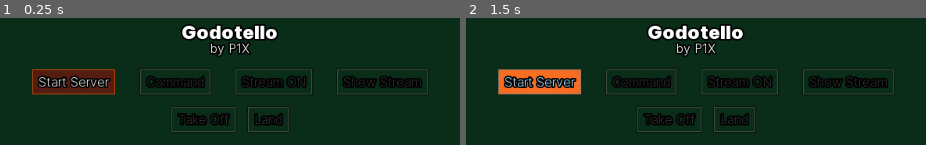
Above: before the commit, frames 1-2 (left to right).
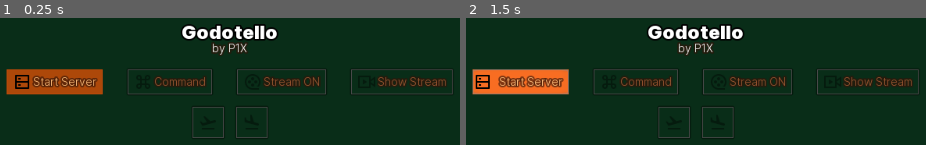
Above: after the commit, the same moments.

Repository: w84death/godotello
Game: Godot game, scene res://main.tscn
The game is run twice, just before and just after one commit, with the same random seed, the same clock (stepped at 60 frames per second) and the same inputs.
Inputs:
- Up to frame 1 (0.25 s): no input
- Up to frame 2 (1.5 s): tap Enter at 0.5 s; click "Start Server" at 1.25 s

The runs differ from the first frame. In frame 1, 11% of the frame differs, in the area x 1-99%, y 18-95%; in frame 2, 9.3%.

Commit message:
icons, better color palette

Diff:
--- a/gui/theme.tres
+++ b/gui/theme.tres
@@ -26,7 +26,7 @@
 [sub_resource type="StyleBoxFlat" id=3]
 content_margin_left = 8.0
 content_margin_right = 8.0
-bg_color = Color( 0.333333, 0.109804, 0.0627451, 1 )
+bg_color = Color( 0.678431, 0.282353, 0.0352941, 1 )
 border_width_left = 1
 border_width_top = 1
 border_width_right = 1
@@ -60,16 +60,19 @@
 anti_aliasing = false
 
 [sub_resource type="DynamicFont" id=6]
+size = 14
 outline_size = 2
-outline_color = Color( 0, 0, 0, 1 )
+outline_color = Color( 0.196078, 0.0745098, 0.0313726, 0.611765 )
+use_mipmaps = true
+use_filter = true
 font_data = ExtResource( 1 )
 
 [resource]
 default_font = SubResource( 6 )
-Button/colors/font_color = Color( 0.878431, 0.878431, 0.878431, 1 )
-Button/colors/font_color_disabled = Color( 0.9, 0.9, 0.9, 0.2 )
-Button/colors/font_color_hover = Color( 0.65098, 0.878431, 1, 1 )
-Button/colors/font_color_pressed = Color( 0.231373, 1, 1, 1 )
+Button/colors/font_color = Color( 0.992157, 0.745098, 0.482353, 1 )
+Button/colors/font_color_disabled = Color( 0.615686, 0.345098, 0.196078, 1 )
+Button/colors/font_color_hover = Color( 0.992157, 0.745098, 0.482353, 1 )
+Button/colors/font_color_pressed = Color( 0.992157, 0.745098, 0.482353, 1 )
 Button/constants/hseparation = 2
 Button/fonts/font = null
 Button/styles/disabled = SubResource( 1 )
--- a/main.tscn
+++ b/main.tscn
@@ -1,8 +1,22 @@
-[gd_scene load_steps=5 format=2]
+[gd_scene load_steps=19 format=2]
 
 [ext_resource path="res://gui/theme.tres" type="Theme" id=1]
 [ext_resource path="res://server.gd" type="Script" id=2]
 [ext_resource path="res://gui/Inter-Black.ttf" type="DynamicFontData" id=3]
+[ext_resource path="res://gui/server-line.png" type="Texture" id=4]
+[ext_resource path="res://gui/command-line.png" type="Texture" id=5]
+[ext_resource path="res://gui/movie-2-line.png" type="Texture" id=6]
+[ext_resource path="res://gui/live-line.png" type="Texture" id=7]
+[ext_resource path="res://gui/flight-takeoff-line.png" type="Texture" id=8]
+[ext_resource path="res://gui/flight-land-line.png" type="Texture" id=9]
+[ext_resource path="res://gui/arrow-up-circle-fill.png" type="Texture" id=10]
+[ext_resource path="res://gui/arrow-go-back-line.png" type="Texture" id=11]
+[ext_resource path="res://gui/arrow-go-forward-line.png" type="Texture" id=12]
+[ext_resource path="res://gui/arrow-down-circle-fill.png" type="Texture" id=13]
+[ext_resource path="res://gui/arrow-up-line.png" type="Texture" id=14]
+[ext_resource path="res://gui/arrow-left-line.png" type="Texture" id=15]
+[ext_resource path="res://gui/arrow-right-line.png" type="Texture" id=16]
+[ext_resource path="res://gui/arrow-down-line.png" type="Texture" id=17]
 
 [sub_resource type="DynamicFont" id=1]
 size = 24
@@ -49,110 +63,125 @@
 alignment = 1
 
 [node name="btn_start_server" type="Button" parent="main/system"]
-margin_left = 285.0
-margin_right = 391.0
+margin_left = 207.0
+margin_right = 339.0
 margin_bottom = 32.0
 text = "Start Server"
+icon = ExtResource( 4 )
 
 [node name="btn_command" type="Button" parent="main/system"]
-margin_left = 423.0
-margin_right = 500.0
+margin_left = 371.0
+margin_right = 487.0
 margin_bottom = 32.0
 disabled = true
 text = "Command"
+icon = ExtResource( 5 )
 
 [node name="btn_streamon" type="Button" parent="main/system"]
-margin_left = 532.0
-margin_right = 612.0
+margin_left = 519.0
+margin_right = 643.0
 margin_bottom = 32.0
 disabled = true
 text = "Stream ON"
+icon = ExtResource( 6 )
 
 [node name="btn_show stream" type="Button" parent="main/system"]
-margin_left = 644.0
-margin_right = 738.0
+margin_left = 675.0
+margin_right = 817.0
 margin_bottom = 32.0
 disabled = true
 text = "Show Stream"
+icon = ExtResource( 7 )
 
 [node name="auto" type="HBoxContainer" parent="main"]
 margin_top = 128.0
 margin_right = 1024.0
-margin_bottom = 160.0
+margin_bottom = 168.0
 rect_min_size = Vector2( 0, 32 )
 custom_constants/separation = 16
 alignment = 1
 
 [node name="btn_takeoff" type="Button" parent="main/auto"]
-margin_left = 449.0
-margin_right = 514.0
-margin_bottom = 32.0
-disabled = true
-text = "Take Off"
+margin_left = 464.0
+margin_right = 504.0
+margin_bottom = 40.0
+rect_min_size = Vector2( 40, 40 )
+disabled = true
+icon = ExtResource( 8 )
 
 [node name="btn_land" type="Button" parent="main/auto"]
-margin_left = 530.0
-margin_right = 575.0
-margin_bottom = 32.0
-disabled = true
-text = "Land"
+margin_left = 520.0
+margin_right = 560.0
+margin_bottom = 40.0
+rect_min_size = Vector2( 40, 40 )
+disabled = true
+icon = ExtResource( 9 )
 
 [node name="controlls" type="HBoxContainer" parent="main"]
-margin_top = 176.0
-margin_right = 1024.0
-margin_bottom = 576.0
+margin_top = 184.0
+margin_right = 1024.0
+margin_bottom = 584.0
 rect_min_size = Vector2( 0, 400 )
 custom_constants/separation = 16
 alignment = 1
 
 [node name="nav_left" type="VBoxContainer" parent="main/controlls"]
-margin_left = 36.0
+margin_left = 86.0
 margin_right = 176.0
 margin_bottom = 400.0
-rect_min_size = Vector2( 140, 0 )
+rect_min_size = Vector2( 0, 400 )
 custom_constants/separation = 32
 alignment = 1
 
 [node name="right_stick" type="VBoxContainer" parent="main/controlls/nav_left"]
-margin_top = 113.0
-margin_right = 140.0
-margin_bottom = 287.0
-custom_constants/separation = 15
-
-[node name="btn_up" type="Button" parent="main/controlls/nav_left/right_stick"]
-margin_right = 140.0
-margin_bottom = 48.0
-rect_min_size = Vector2( 0, 48 )
-text = "Up"
-
-[node name="vertical2" type="HBoxContainer" parent="main/controlls/nav_left/right_stick"]
-margin_top = 63.0
-margin_right = 140.0
-margin_bottom = 111.0
-rect_min_size = Vector2( 0, 48 )
+margin_top = 124.0
+margin_right = 90.0
+margin_bottom = 276.0
+custom_constants/separation = 16
+
+[node name="center" type="CenterContainer" parent="main/controlls/nav_left/right_stick"]
+margin_right = 90.0
+margin_bottom = 40.0
+
+[node name="btn_up" type="Button" parent="main/controlls/nav_left/right_stick/center"]
+margin_left = 25.0
+margin_right = 65.0
+margin_bottom = 40.0
+rect_min_size = Vector2( 40, 40 )
+icon = ExtResource( 10 )
+
+[node name="vertical" type="HBoxContainer" parent="main/controlls/nav_left/right_stick"]
+margin_top = 56.0
+margin_right = 90.0
+margin_bottom = 96.0
+rect_min_size = Vector2( 0, 40 )
 custom_constants/separation = 10
 alignment = 1
 
-[node name="btn_ccw" type="Button" parent="main/controlls/nav_left/right_stick/vertical2"]
-margin_left = 1.0
-margin_right = 65.0
-margin_bottom = 48.0
-rect_min_size = Vector2( 64, 0 )
-text = "Rot L"
-
-[node name="btn_cw" type="Button" parent="main/controlls/nav_left/right_stick/vertical2"]
-margin_left = 75.0
-margin_right = 138.0
-margin_bottom = 48.0
-rect_min_size = Vector2( 63, 0 )
-text = "Rot R"
-
-[node name="btn_down" type="Button" parent="main/controlls/nav_left/right_stick"]
-margin_top = 126.0
-margin_right = 140.0
-margin_bottom = 174.0
-rect_min_size = Vector2( 0, 48 )
-text = "Down"
+[node name="btn_ccw" type="Button" parent="main/controlls/nav_left/right_stick/vertical"]
+margin_right = 40.0
+margin_bottom = 40.0
+rect_min_size = Vector2( 40, 40 )
+icon = ExtResource( 11 )
+
+[node name="btn_cw" type="Button" parent="main/controlls/nav_left/right_stick/vertical"]
+margin_left = 50.0
+margin_right = 90.0
+margin_bottom = 40.0
+rect_min_size = Vector2( 40, 40 )
+icon = ExtResource( 12 )
+
+[node name="center2" type="CenterContainer" parent="main/controlls/nav_left/right_stick"]
+margin_top = 112.0
+margin_right = 90.0
+margin_bottom = 152.0
+
+[node name="btn_down" type="Button" parent="main/controlls/nav_left/right_stick/center2"]
+margin_left = 25.0
+margin_right = 65.0
+margin_bottom = 40.0
+rect_min_size = Vector2( 40, 40 )
+icon = ExtResource( 13 )
 
 [node name="log" type="Control" parent="main/controlls"]
 margin_left = 192.0
@@ -168,63 +197,72 @@
 
 [node name="nav_right" type="VBoxContainer" parent="main/controlls"]
 margin_left = 848.0
-margin_right = 988.0
+margin_right = 938.0
 margin_bottom = 400.0
-rect_min_size = Vector2( 140, 0 )
+rect_min_size = Vector2( 0, 400 )
 custom_constants/separation = 32
 alignment = 1
 
 [node name="right_stick" type="VBoxContainer" parent="main/controlls/nav_right"]
-margin_top = 113.0
-margin_right = 140.0
-margin_bottom = 287.0
-custom_constants/separation = 15
-
-[node name="btn_forward" type="Button" parent="main/controlls/nav_right/right_stick"]
-margin_right = 140.0
-margin_bottom = 48.0
-rect_min_size = Vector2( 0, 48 )
-text = "Forward"
+margin_top = 124.0
+margin_right = 90.0
+margin_bottom = 276.0
+custom_constants/separation = 16
+
+[node name="center" type="CenterContainer" parent="main/controlls/nav_right/right_stick"]
+margin_right = 90.0
+margin_bottom = 40.0
+
+[node name="btn_forward" type="Button" parent="main/controlls/nav_right/right_stick/center"]
+margin_left = 25.0
+margin_right = 65.0
+margin_bottom = 40.0
+rect_min_size = Vector2( 40, 40 )
+icon = ExtResource( 14 )
 
 [node name="vertical" type="HBoxContainer" parent="main/controlls/nav_right/right_stick"]
-margin_top = 63.0
-margin_right = 140.0
-margin_bottom = 111.0
-rect_min_size = Vector2( 0, 48 )
+margin_top = 56.0
+margin_right = 90.0
+margin_bottom = 96.0
+rect_min_size = Vector2( 0, 40 )
 custom_constants/separation = 10
 alignment = 1
 
 [node name="btn_left" type="Button" parent="main/controlls/nav_right/right_stick/vertical"]
-margin_left = 1.0
-margin_right = 65.0
-margin_bottom = 48.0
-rect_min_size = Vector2( 64, 48 )
-text = "Left"
+margin_right = 40.0
+margin_bottom = 40.0
+rect_min_size = Vector2( 40, 40 )
+icon = ExtResource( 15 )
 
 [node name="btn_right" type="Button" parent="main/controlls/nav_right/right_stick/vertical"]
-margin_left = 75.0
-margin_right = 139.0
-margin_bottom = 48.0
-rect_min_size = Vector2( 64, 48 )
-text = "Right"
-
-[node name="btn_back" type="Button" parent="main/controlls/nav_right/right_stick"]
-margin_top = 126.0
-margin_right = 140.0
-margin_bottom = 174.0
-rect_min_size = Vector2( 0, 48 )
-text = "Back"
+margin_left = 50.0
+margin_right = 90.0
+margin_bottom = 40.0
+rect_min_size = Vector2( 40, 40 )
+icon = ExtResource( 16 )
+
+[node name="center2" type="CenterContainer" parent="main/controlls/nav_right/right_stick"]
+margin_top = 112.0
+margin_right = 90.0
+margin_bottom = 152.0
+
+[node name="btn_back" type="Button" parent="main/controlls/nav_right/right_stick/center2"]
+margin_left = 25.0
+margin_right = 65.0
+margin_bottom = 40.0
+rect_min_size = Vector2( 40, 40 )
+icon = ExtResource( 17 )
 [connection signal="button_down" from="main/system/btn_start_server" to="." method="_on_btn_start_server_button_down"]
 [connection signal="button_down" from="main/system/btn_command" to="." method="_on_btn_command_button_down"]
 [connection signal="button_down" from="main/system/btn_streamon" to="." method="_on_btn_streamon_button_down"]
 [connection signal="button_down" from="main/system/btn_show stream" to="." method="_on_btn_show_stream_button_down"]
 [connection signal="button_down" from="main/auto/btn_takeoff" to="." method="_on_btn_takeoff_button_down"]
 [connection signal="button_down" from="main/auto/btn_land" to="." method="_on_btn_land_button_down"]
-[connection signal="button_down" from="main/controlls/nav_left/right_stick/btn_up" to="." method="_on_btn_up_button_down"]
-[connection signal="button_down" from="main/controlls/nav_left/right_stick/vertical2/btn_ccw" to="." method="_on_btn_ccw_button_down"]
-[connection signal="button_down" from="main/controlls/nav_left/right_stick/vertical2/btn_cw" to="." method="_on_btn_cw_button_down"]
-[connection signal="button_down" from="main/controlls/nav_left/right_stick/btn_down" to="." method="_on_btn_down_button_down"]
-[connection signal="button_down" from="main/controlls/nav_right/right_stick/btn_forward" to="." method="_on_btn_forward_button_down"]
+[connection signal="button_down" from="main/controlls/nav_left/right_stick/center/btn_up" to="." method="_on_btn_up_button_down"]
+[connection signal="button_down" from="main/controlls/nav_left/right_stick/vertical/btn_ccw" to="." method="_on_btn_ccw_button_down"]
+[connection signal="button_down" from="main/controlls/nav_left/right_stick/vertical/btn_cw" to="." method="_on_btn_cw_button_down"]
+[connection signal="button_down" from="main/controlls/nav_left/right_stick/center2/btn_down" to="." method="_on_btn_down_button_down"]
+[connection signal="button_down" from="main/controlls/nav_right/right_stick/center/btn_forward" to="." method="_on_btn_forward_button_down"]
 [connection signal="button_down" from="main/controlls/nav_right/right_stick/vertical/btn_left" to="." method="_on_btn_left_button_down"]
 [connection signal="button_down" from="main/controlls/nav_right/right_stick/vertical/btn_right" to="." method="_on_btn_right_button_down"]
-[connection signal="button_down" from="main/controlls/nav_right/right_stick/btn_back" to="." method="_on_btn_back_button_down"]
+[connection signal="button_down" from="main/controlls/nav_right/right_stick/center2/btn_back" to="." method="_on_btn_back_button_down"]
Binary file added: gui/arrow-down-circle-fill.png
Not shown, added: gui/arrow-down-circle-fill.png.import
Binary file added: gui/arrow-down-line.png
Not shown, added: gui/arrow-down-line.png.import
Binary file added: gui/arrow-go-back-line.png
Not shown, added: gui/arrow-go-back-line.png.import
Binary file added: gui/arrow-go-forward-line.png
Not shown, added: gui/arrow-go-forward-line.png.import
Binary file added: gui/arrow-left-line.png
Not shown, added: gui/arrow-left-line.png.import
Binary file added: gui/arrow-right-line.png
Not shown, added: gui/arrow-right-line.png.import
(and 18 more such lines)
